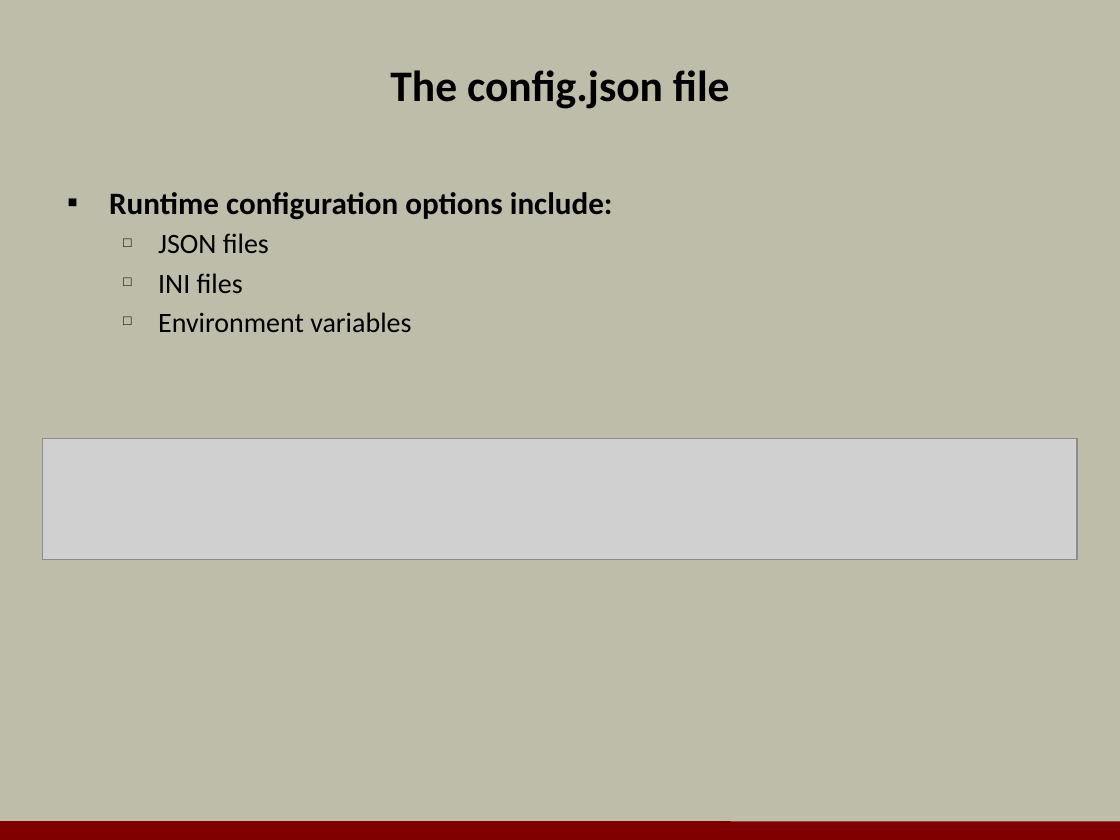
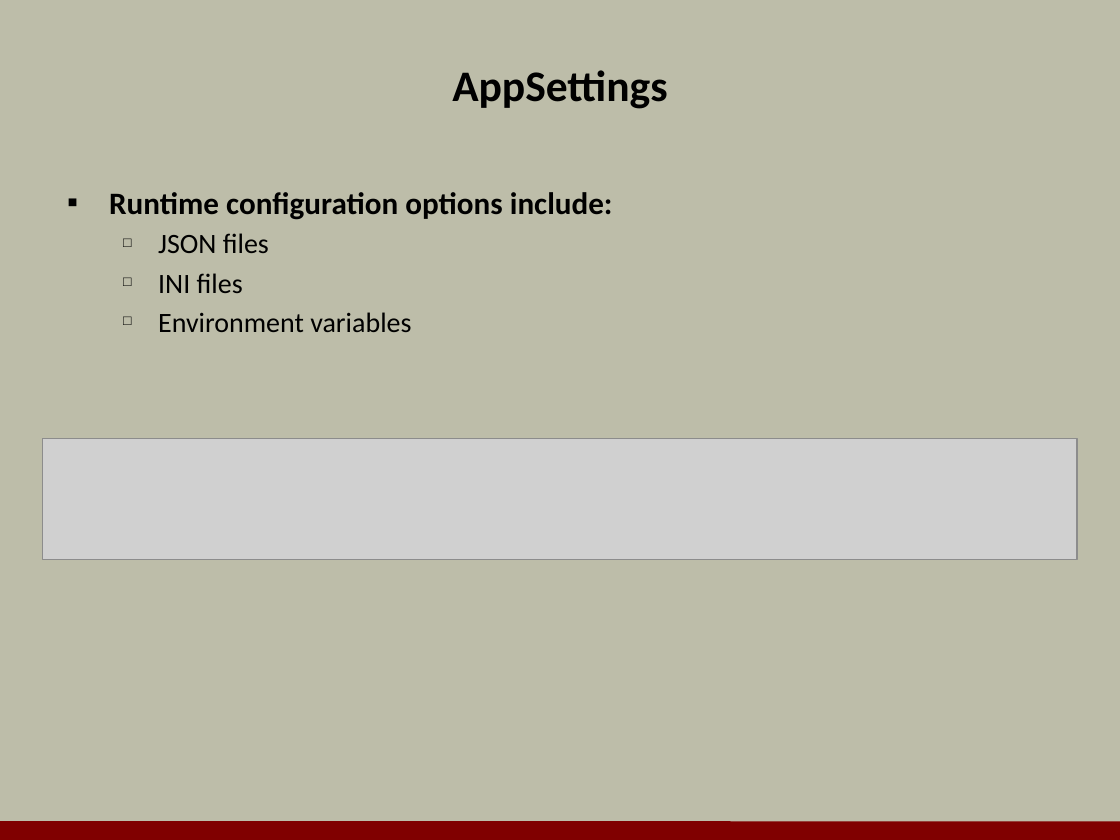
Before and after one commit to OdeToCode/classes, a slide deck: slide 8 of aspnet5/slides/01_Overview.pptx (slide 9 before the commit). Drawn at 1120x840 pixels with LibreOffice and Linux fonts; fonts in the diff are those of the drawing; grey boxes stand for pictures; background and template pictures are left out. Boxes give left, top, right and bottom in pixels: in the first picture for what was removed or moved away, otherwise in the second. Text is boxed around its words. In the diff, an @@ line names an element or a change of style, - is before the commit and + after.

```diff
--- a/aspnet5/slides/01_Overview.pptx
+++ b/aspnet5/slides/01_Overview.pptx
@@ title at [452,70,667,109]: text changed @@
-The config.json file
+AppSettings
```
Also in this commit, not shown: 1 other slide changed, 1 slide removed, 8 other files.
